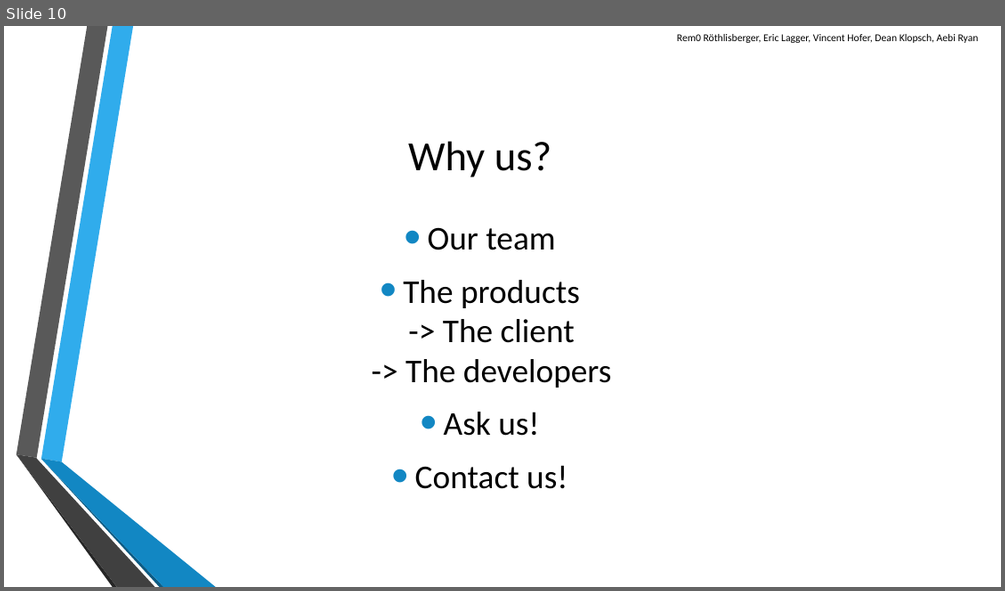
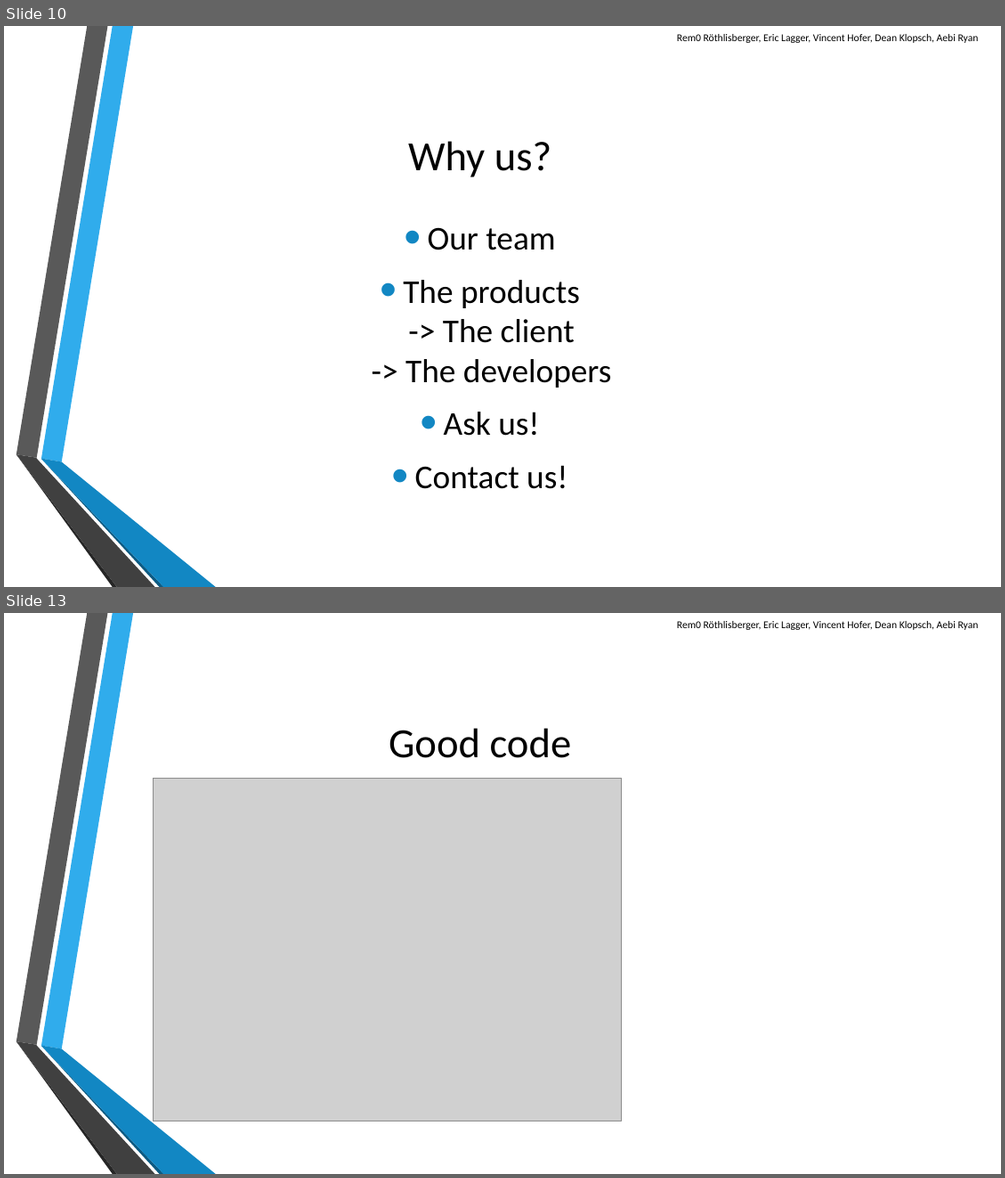
Before and after one commit to scg-unibe-ch/ese2016-team8, a slide deck: baseProject/presentation/Presentation-Team8.pptx. Shown one above the other, each under a label of ours: slide 10 before the commit, slides 10 and 13 after it; the slides between them are not shown. The pictures are 1005x591 and 1005x1178 pixels, drawn with LibreOffice and Linux fonts; fonts in the diff are those of the drawing; grey boxes stand for pictures; background and template pictures are left out. Boxes give left, top, right and bottom in pixels: in the first picture for what was removed or moved away, otherwise in the second. Text is boxed around its words. In the diff, an @@ line names an element or a change of style, - is before the commit and + after.

Commit message:
added a few pictures to the presentation and in the presentation folder

```diff
--- a/baseProject/presentation/Presentation-Team8.pptx
+++ b/baseProject/presentation/Presentation-Team8.pptx
@@ slide 13 added at <box>4,613,1001,1174</box>, background picture (left out); not listed: 6 template elements that a slide beside it also shows @@
@@ text added at <box>677,621,979,630</box>, 10 pt, text #000000 @@
+Rem0 Röthlisberger, Eric Lagger, Vincent Hofer, Dean Klopsch, Aebi Ryan
@@ title added at <box>388,728,572,758</box>, 40 pt, text #000000 @@
+Good code
@@ picture added at <box>153,779,622,1121</box> @@
```
Also in this commit, not shown: 6 other slides added, 5 other files.
